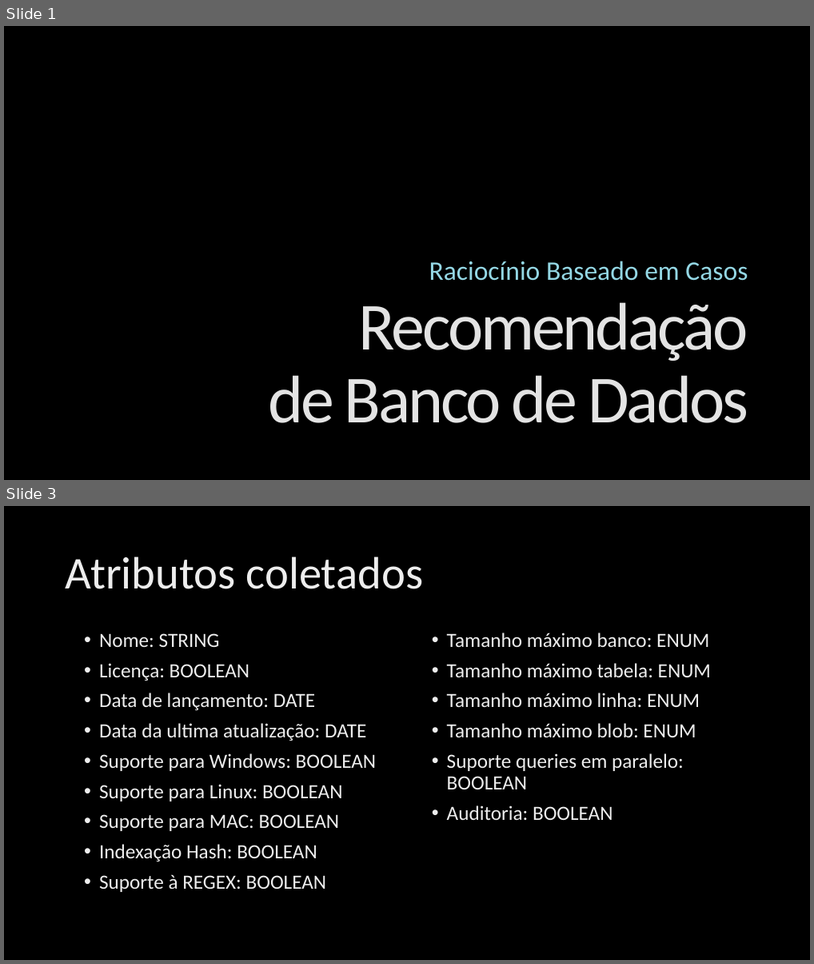
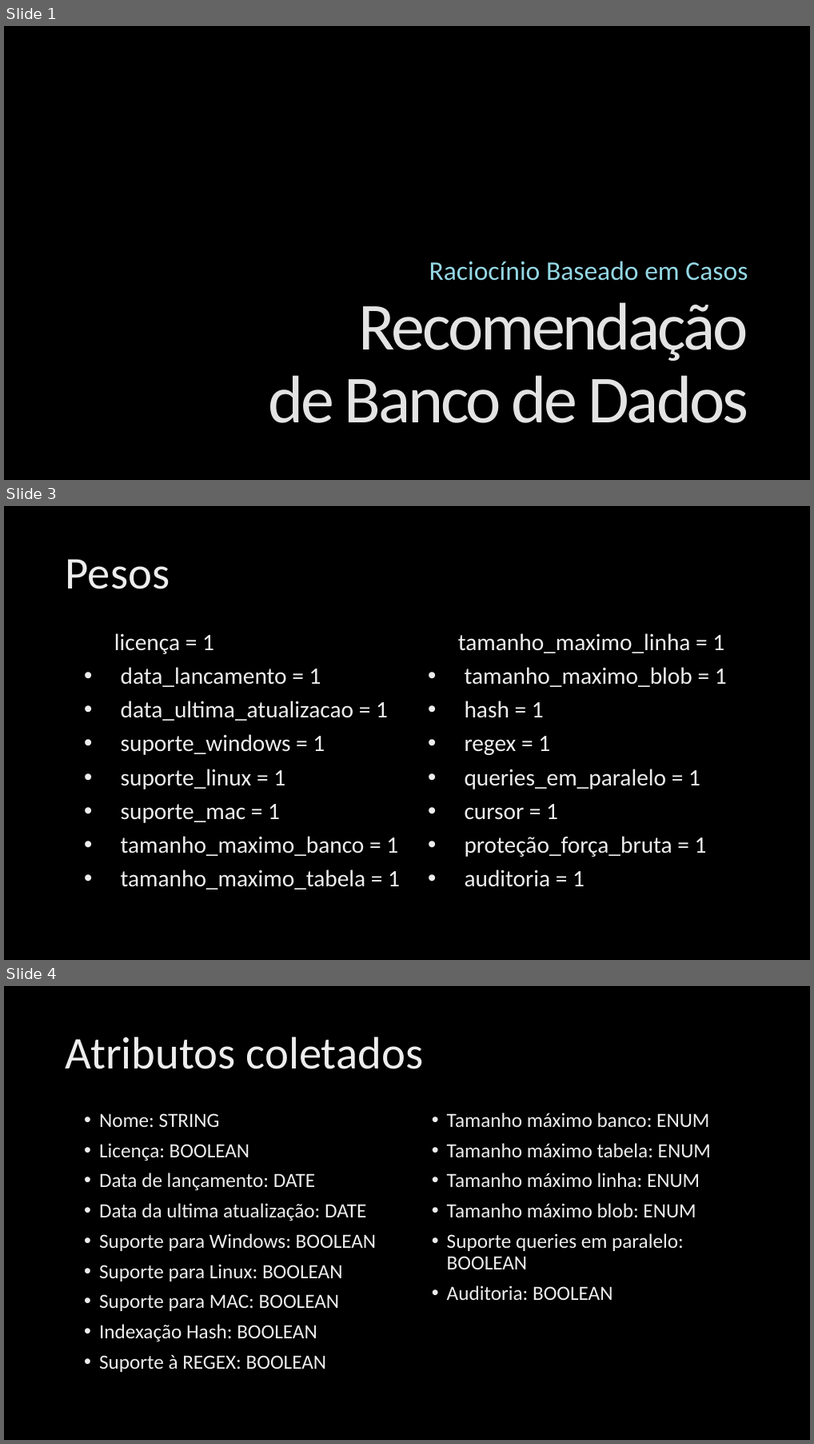
Before and after one commit to Hidanko/CBR-Database-suggestion, a slide deck: Apresentacao.pptx. Shown one above the other, each under a label of ours: slides 1 and 3 before the commit, slides 1, 3 and 4 after it; the slides between them are not shown. The pictures are 814x964 and 814x1444 pixels, drawn with LibreOffice and Linux fonts; fonts in the diff are those of the drawing; background and template pictures are left out. Boxes give left, top, right and bottom in pixels: in the first picture for what was removed or moved away, otherwise in the second. Text is boxed around its words. In the diff, an @@ line names an element or a change of style, - is before the commit and + after.

```diff
--- a/Apresentacao.pptx
+++ b/Apresentacao.pptx
@@ slide 3 added at <box>4,506,810,960</box>, background picture (left out) @@
@@ title added at <box>66,559,170,589</box>, 54 pt, text gradient #BFBFBF to #EDEDED to #FFFFFF @@
+Pesos
@@ text added at <box>114,633,400,889</box>, 28 pt, text gradient #BFBFBF to #EDEDED to #FFFFFF @@
+  licença = 1
+• data_lancamento = 1
+• data_ultima_atualizacao = 1
+• suporte_windows = 1
+• suporte_linux = 1
+• suporte_mac = 1
+• tamanho_maximo_banco = 1
+• tamanho_maximo_tabela = 1
@@ text added at <box>458,633,727,887</box>, 28 pt, text gradient #BFBFBF to #EDEDED to #FFFFFF @@
+  tamanho_maximo_linha = 1
+• tamanho_maximo_blob = 1
+• hash = 1
+• regex = 1
+• queries_em_paralelo = 1
+• cursor = 1
+• proteção_força_bruta = 1
+• auditoria = 1
@@ what was slide 3 is now slide 4 @@
```
Also in this commit, not shown: 2 slides changed, 2 other slides added, 1 slide removed.
